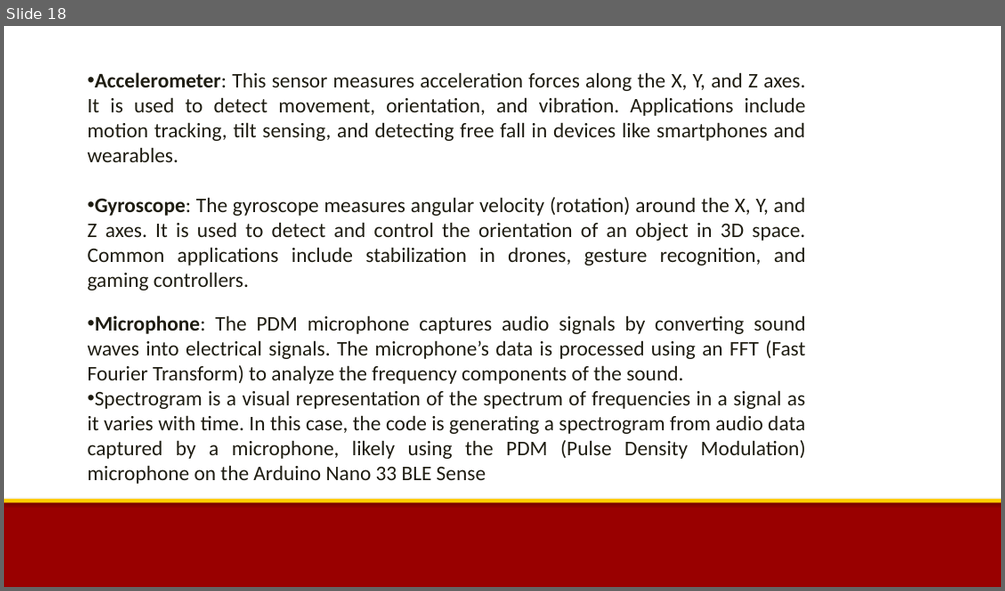
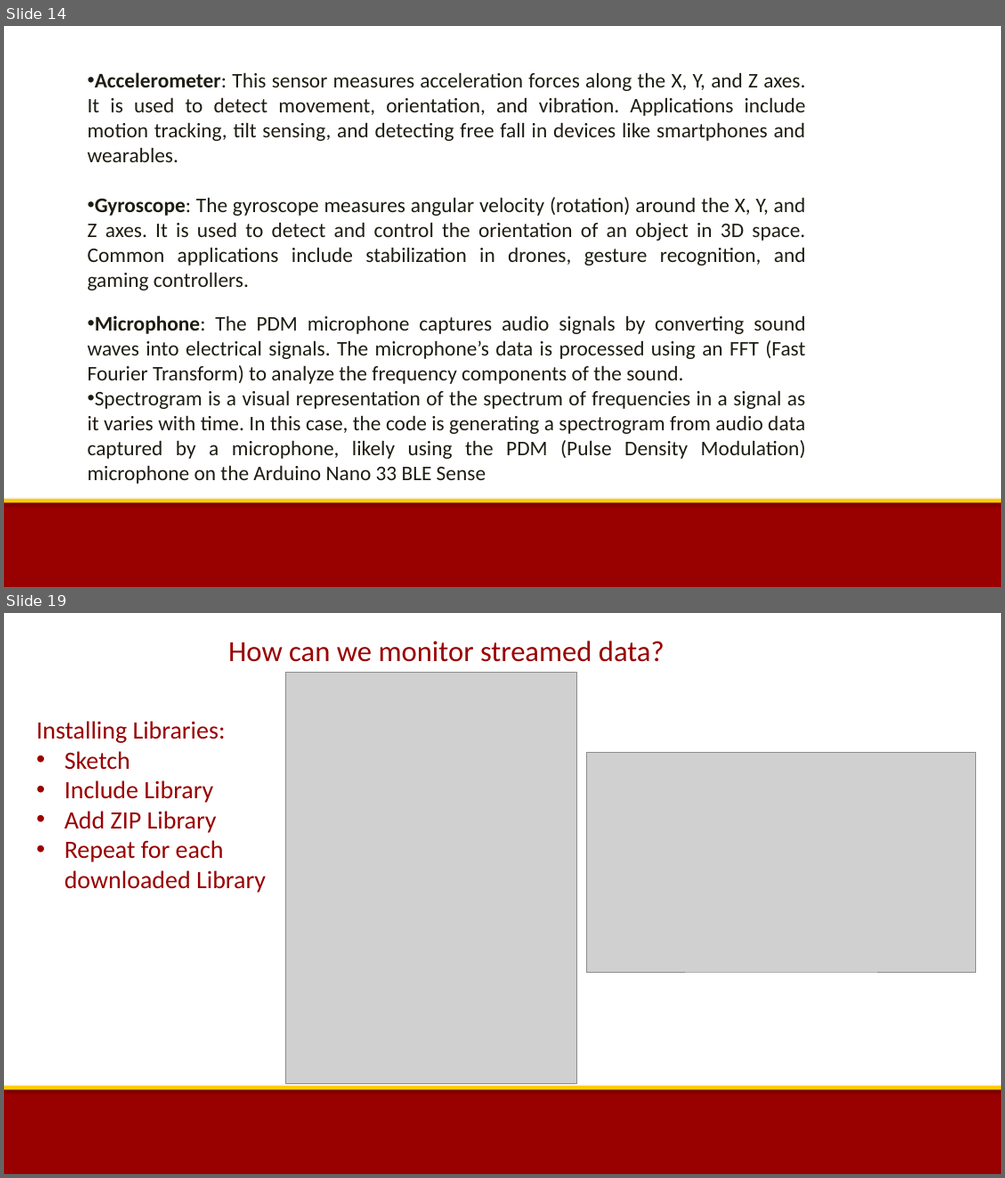
Before and after one commit to uscee105/ee105, a slide deck: assets/module-0-intro/mod-0-lecture-3-arduino-installation.pptx. Shown one above the other, each under a label of ours: slide 18 before the commit, slides 14 and 19 after it; the slides between them are not shown. The pictures are 1005x591 and 1005x1178 pixels, drawn with LibreOffice and Linux fonts; fonts in the diff are those of the drawing; grey boxes stand for pictures; background and template pictures are left out. Boxes give left, top, right and bottom in pixels: in the first picture for what was removed or moved away, otherwise in the second. Text is boxed around its words. In the diff, an @@ line names an element or a change of style, - is before the commit and + after.

```diff
--- a/assets/module-0-intro/mod-0-lecture-3-arduino-installation.pptx
+++ b/assets/module-0-intro/mod-0-lecture-3-arduino-installation.pptx
@@ slide 19 added at bbox=[4, 613, 1001, 1174], background #FFFFFF; not listed: 2 template elements that a slide beside it also shows @@
@@ text added at bbox=[228, 641, 664, 662], 28 pt, text #990000 @@
+How can we monitor streamed data?
@@ picture added at bbox=[285, 672, 577, 1084] @@
@@ text added at bbox=[36, 721, 266, 892], 24 pt, text #990000 @@
+Installing Libraries:
+• Sketch
+• Include Library
+• Add ZIP Library
+• Repeat for each downloaded Library
@@ picture added at bbox=[587, 753, 976, 972] @@
@@ what was slide 18 is now slide 14 @@
```
Also in this commit, not shown: 5 slides changed, 2 other slides added, 18 other files.
